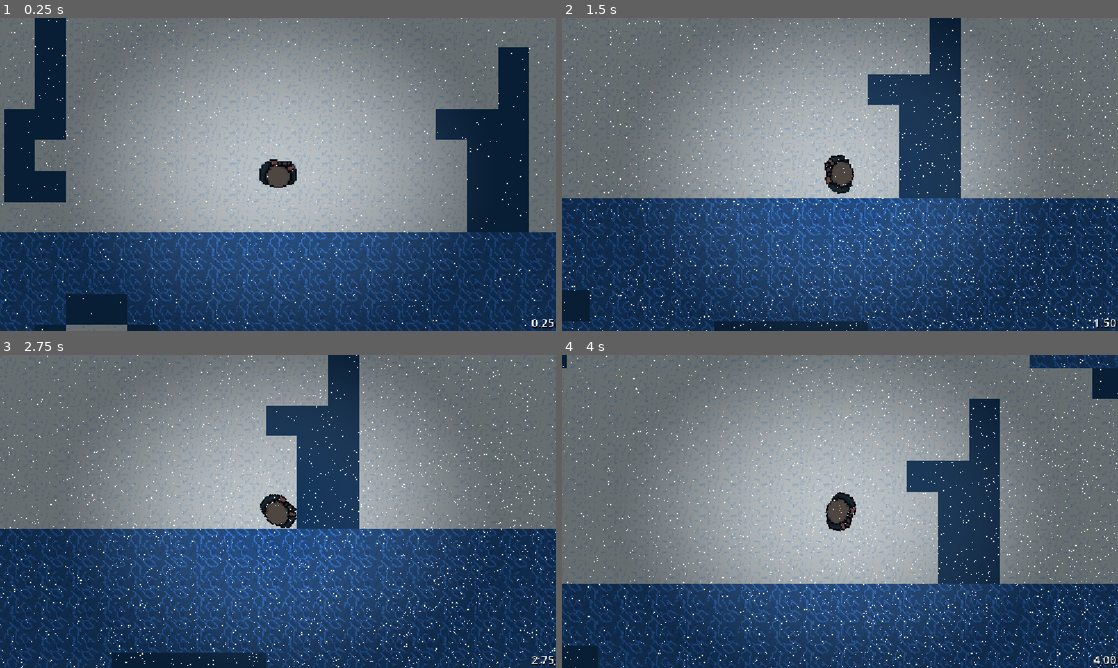
Above: before the commit, frames 1-4 (two rows, left to right).
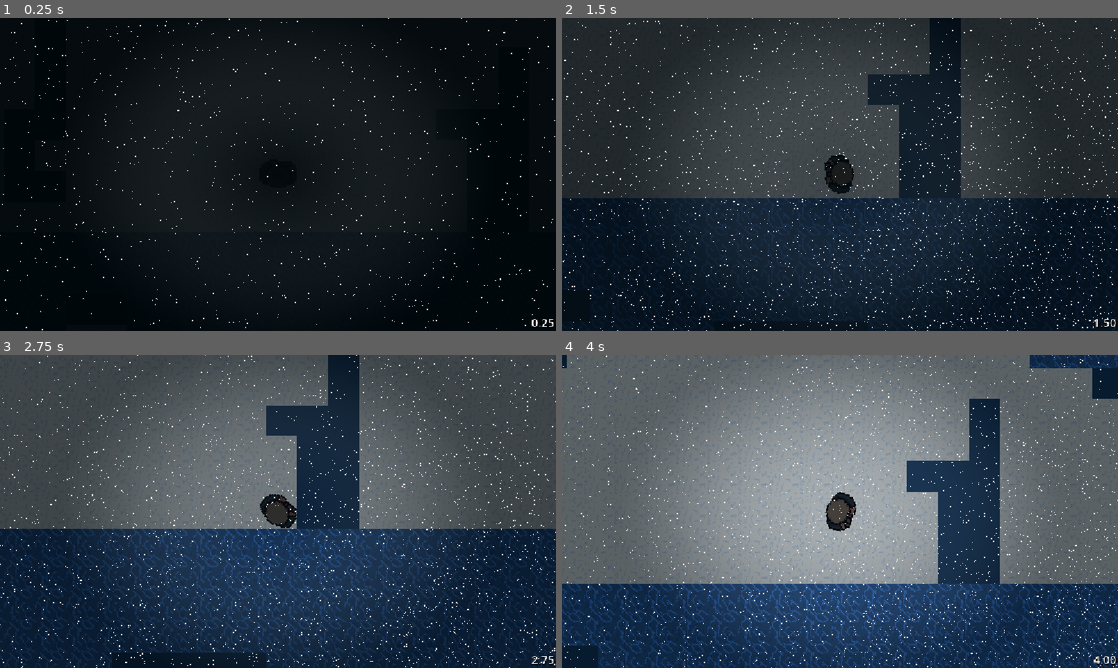
Above: after the commit, the same moments.

Repository: GaryBr007/A-Deo-Missus
Game: Godot game, scene res://cenas/fases/antartica.tscn
Two runs of this game, one before a commit and one after it. Both use one fixed random seed, a clock stepped at 60 frames per second and the inputs below. This scene is started directly instead of the project's main scene.
Inputs (mouse positions are in pixels of both pictures, inside the frame that each line leads up to):
- Up to frame 1 (0.25 s): no input
- Up to frame 2 (1.5 s): move the mouse to (962, 158) at 0.52 s; hold D (ui_right) 0.53-1.28 s; move the mouse to (728, 190) at 1.27 s; hold S (ui_down) from 1.28 s (still down)
- Up to frame 3 (2.75 s): move the mouse to (333, 442) at 2.02 s; release S (ui_down) at 2.03 s; hold D (ui_right) from 2.03 s (still down)
- Up to frame 4 (4 s): move the mouse to (812, 574) at 2.77 s; release D (ui_right) at 2.78 s; hold W (ui_up) 2.78-3.53 s; move the mouse to (1006, 558) at 3.52 s; hold A (ui_left) from 3.53 s (still down)

The runs differ from the first frame. In frame 1, 99% of the frame differs, in the area x 0-100%, y 0-100%; in frame 2, 98%; in frame 3, 93%; in frame 4, less than 0.1%.

Commit message:
fase 1 improved

Diff:
--- a/A Deo Missus 2D Alpha/cenas/fases/antartica.tscn
+++ b/A Deo Missus 2D Alpha/cenas/fases/antartica.tscn
@@ -220,7 +220,6 @@
 offset_bottom = 648.0
 
 [node name="Fadein" type="ColorRect" parent="." unique_id=1248279512]
-visible = false
 z_index = 4
 offset_left = 2590.0
 offset_right = 4556.0
--- a/A Deo Missus 2D Alpha/project.godot
+++ b/A Deo Missus 2D Alpha/project.godot
@@ -16,7 +16,7 @@
 
 config/name="A Deo Missus"
 run/main_scene="uid://mt1t7yrqpbwb"
-config/features=PackedStringArray("4.6", "Mobile")
+config/features=PackedStringArray("4.7", "Mobile")
 config/icon="res://assets/icon.svg"
 
 [audio]
Binary file removed: A Deo Missus 2D Alpha/assets/New Piskel(2).png
Binary file added: A Deo Missus 2D Alpha/assets/chaofase1 (1).png
Not shown, changed: A Deo Missus 2D Alpha/assets/chaofase1 (1).png.import
Not shown, changed: A Deo Missus 2D Alpha/cenas/fases/cenaro.tscn
